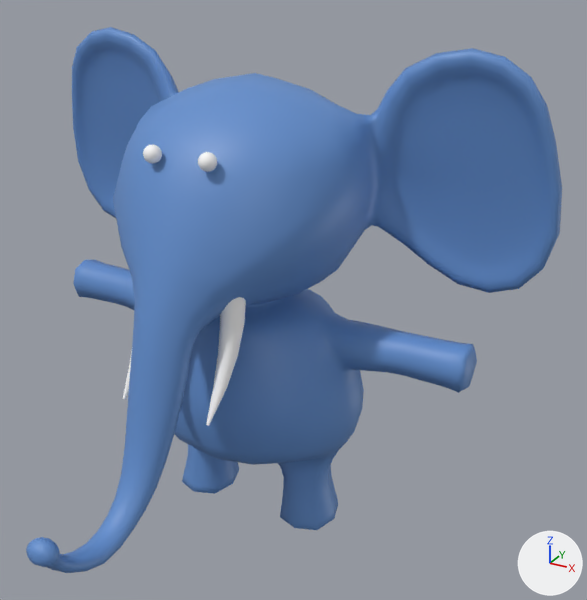
Before and after pictures for a commit that changed the FBX model BunnyBall_VR/Assets/M_Game/Model/Ellic.fbx.
Camera for both pictures: a 50 mm lens placed at (0.118, -0.185, 0.186), pointed at (0.022, -0.011, 0.099). Arrows for +X, +Y and +Z are at lower right; the lights stay in place. Where no turn or scale is listed for an object, it has been applied to the vertices.

Before the edit, the objects in view are built like this:
```python
me_mesh = bpy.data.meshes.new('Mesh')
me_mesh.from_pydata(...)  # 1754 vertices, 1752 faces; spans x -0.082..0.082, y -0.089..0.033, z 0.03..0.177
me_mesh.materials.append(mat_lambert2)  # blue #628fce
me_mesh_001 = bpy.data.meshes.new('Mesh.001')
me_mesh_001.from_pydata(...)  # 102 vertices, 120 faces; spans x -0.0036..0.0036, y -0.0108..0.0068, z -0.0166..0.0172
me_mesh_001.materials.append(mat_lambert3)  # white #ffffff
me_mesh_002 = bpy.data.meshes.new('Mesh.002')
me_mesh_002.from_pydata(...)  # 102 vertices, 120 faces; spans x -0.0036..0.0036, y -0.0108..0.0068, z -0.0166..0.0172
me_mesh_002.materials.append(mat_lambert3)  # white #ffffff
me_mesh_003 = bpy.data.meshes.new('Mesh.003')
me_mesh_003.from_pydata(...)  # a UV sphere (20 segments, 20 rings, poles along z) spanning x -0.00231..0.00231, y -0.00231..0.00231, z -0.00231..0.00231
me_mesh_003.materials.append(mat_lambert3)  # white #ffffff
me_mesh_004 = bpy.data.meshes.new('Mesh.004')
me_mesh_004.from_pydata(...)  # a UV sphere (20 segments, 20 rings, poles along z) spanning x -0.00231..0.00231, y -0.00231..0.00231, z -0.00231..0.00231
me_mesh_004.materials.append(mat_lambert3)  # white #ffffff
ob_eye_l = bpy.data.objects.new('Eye_L', me_mesh_004)
ob_eye_l.location = (0.0085, -0.028, 0.1381)
ob_eye_r = bpy.data.objects.new('Eye_R', me_mesh_003)
ob_eye_r.location = (-0.0078, -0.028, 0.1381)
ob_polysurface1 = bpy.data.objects.new('polySurface1', me_mesh)
ob_polysurface1.location = (0.0, 0.0, -0.0145)
ob_tooth_l = bpy.data.objects.new('Tooth_L', me_mesh_002)
ob_tooth_l.location = (0.0133, -0.0295, 0.0894)
ob_tooth_r = bpy.data.objects.new('Tooth_R', me_mesh_001)
ob_tooth_r.location = (-0.0139, -0.0295, 0.0894)
```
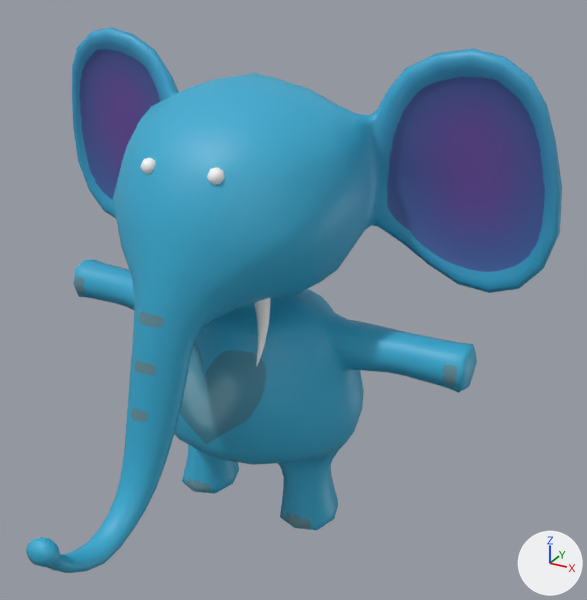
The newer file is also turned or shifted as a whole; pictures and numbers use the older file's frame.

Where the change shows, as pixel boxes [x1, y1, x2, y2] in the pictures (587 x 600 px):
```json
{"object": "polySurface1", "change": "recoloured, shading changed, surface changed", "before": [26, 27, 562, 573], "after": [26, 27, 562, 573]}
{"object": "Tooth_L", "change": "deleted", "before": [206, 297, 246, 426]}
{"object": "LeftTooth_Mesh", "change": "added", "after": [254, 298, 271, 367]}
{"object": "Eye_L", "change": "deleted", "before": [198, 152, 217, 172]}
{"object": "Eye_R", "change": "deleted", "before": [143, 145, 162, 164]}
{"object": "LeftEye_Mesh1", "change": "added", "after": [207, 167, 225, 185]}
{"object": "RightEye_Mesh", "change": "added", "after": [140, 158, 156, 175]}
{"object": "Tooth_R", "change": "deleted", "before": [122, 351, 132, 399]}
{"part": 2, "of": "me_mesh", "change": "surface changed", "before": [26, 27, 562, 573], "after": [26, 27, 562, 573]}
```

Scene script edits in JSON lines:
```json
{"op": "add", "block": "img_ellic_texture_jpg", "code": ["img_ellic_texture_jpg = load_image('Ellic_Texture.jpg', 'Materials/Ellic_Texture.jpg', 2048, 2048, 'sRGB')"]}
{"op": "add", "block": "mat_lambert6", "code": ["mat_lambert6 = principled_material('lambert6')", "mat_lambert6.texture = img_ellic_texture_jpg"]}
{"block": "me_mesh", "where": "me_mesh.from_pydata(...)  # 1754 vertices, 1752 faces; spans x -0.082..0.082, y -0.089..0.033, z 0.03..0.177"}
{"block": "me_mesh", "where": "# used by ob_polysurface1; location = (0.0, 0.0, -0.0145)"}
{"op": "remove", "block": "me_mesh", "code": "me_mesh.materials.append(mat_lambert2)  # blue #628fce"}
{"block": "me_mesh", "change": "me_mesh part 1: its shading normals changed"}
{"block": "me_mesh", "change": "me_mesh part 2: texture (UV) coordinates of 1752 of 1752 faces, centred in x -0.082..0.082, y -0.089..0.032, z 0.03..0.176, changed; they spanned u 0.0..1.0, v 0.0..1.0 and now span u 0.05..0.98, v 0.05..0.96"}
{"op": "add", "block": "me_mesh", "code": "me_mesh.materials.append(mat_lambert6)  # picture img_ellic_texture_jpg"}
{"op": "add", "block": "me_mesh_003_1", "code": ["me_mesh_003_1 = bpy.data.meshes.new('Mesh.003')", "me_mesh_003_1.from_pydata(...)  # 90 vertices, 88 faces; spans x -0.0024..0.0024, y -0.0026..0.0031, z -0.011..0.0116", "me_mesh_003_1.materials.append(mat_lambert3)  # white #ffffff"]}
{"op": "add", "block": "me_mesh_001_1", "code": ["me_mesh_001_1 = bpy.data.meshes.new('Mesh.001')", "me_mesh_001_1.from_pydata(...)  # 26 vertices, 24 faces; spans x -0.00224..0.00224, y -0.00224..0.00224, z -0.00224..0.00224", "me_mesh_001_1.materials.append(mat_lambert3)  # white #ffffff"]}
{"op": "add", "block": "me_mesh_002_1", "code": ["me_mesh_002_1 = bpy.data.meshes.new('Mesh.002')", "me_mesh_002_1.from_pydata(...)  # 26 vertices, 24 faces; spans x -0.00224..0.00224, y -0.00224..0.00224, z -0.00224..0.00224", "me_mesh_002_1.materials.append(mat_lambert3)  # white #ffffff"]}
{"op": "remove", "block": "ob_eye_l", "code": ["ob_eye_l = bpy.data.objects.new('Eye_L', me_mesh_004)", "ob_eye_l.location = (0.0085, -0.028, 0.1381)"]}
{"op": "remove", "block": "ob_tooth_l", "code": ["ob_tooth_l = bpy.data.objects.new('Tooth_L', me_mesh_002)", "ob_tooth_l.location = (0.0133, -0.0295, 0.0894)"]}
{"op": "remove", "block": "ob_eye_r", "code": ["ob_eye_r = bpy.data.objects.new('Eye_R', me_mesh_003)", "ob_eye_r.location = (-0.0078, -0.028, 0.1381)"]}
{"op": "remove", "block": "ob_tooth_r", "code": ["ob_tooth_r = bpy.data.objects.new('Tooth_R', me_mesh_001)", "ob_tooth_r.location = (-0.0139, -0.0295, 0.0894)"]}
{"op": "add", "block": "ob_lefttooth_mesh", "code": ["ob_lefttooth_mesh = bpy.data.objects.new('LeftTooth_Mesh', me_mesh_003_1)", "ob_lefttooth_mesh.location = (0.0161, -0.0175, 0.0922)"]}
{"op": "add", "block": "ob_righteye_mesh", "code": ["ob_righteye_mesh = bpy.data.objects.new('RightEye_Mesh', me_mesh_001_1)", "ob_righteye_mesh.location = (-0.01, -0.0268, 0.1345)"]}
{"op": "add", "block": "ob_lefteye_mesh1", "code": ["ob_lefteye_mesh1 = bpy.data.objects.new('LeftEye_Mesh1', me_mesh_002_1)", "ob_lefteye_mesh1.location = (0.0101, -0.0268, 0.1345)"]}
```
